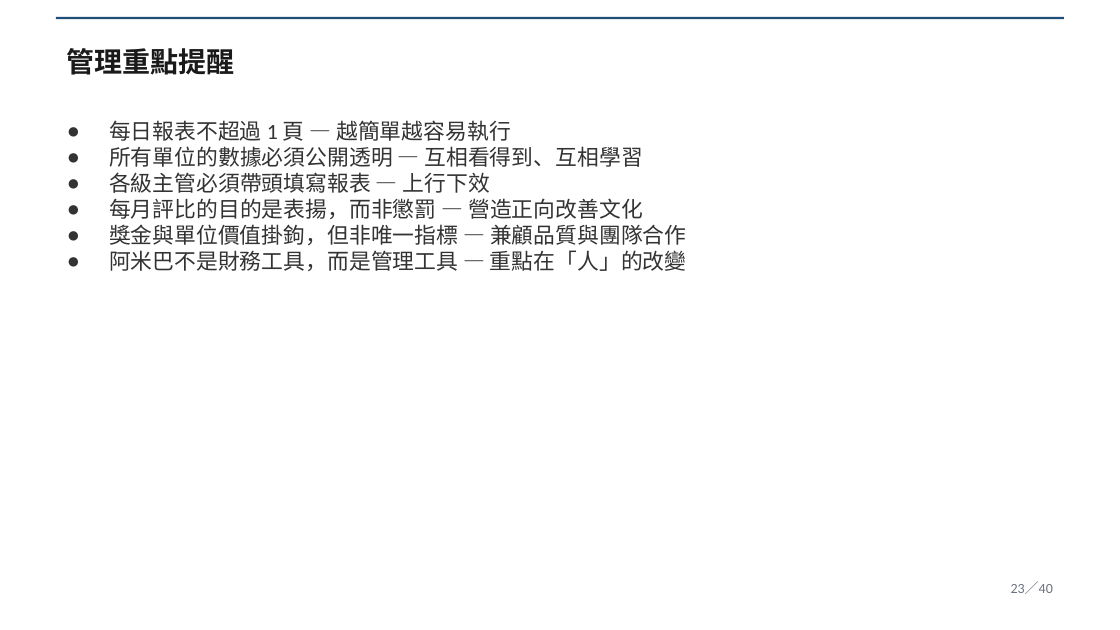
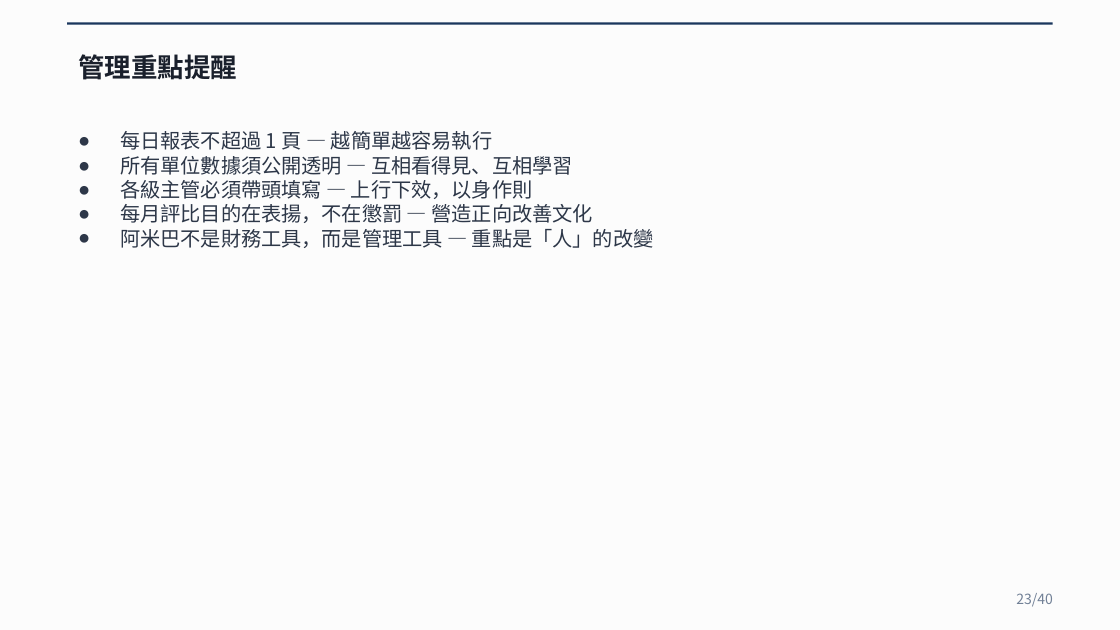
Before and after one commit to Lingo1516/Lingo1516.github.io, a slide deck: slide 23 of 阿米巴經營_40頁完整講義.pptx. Drawn at 1120x630 pixels with LibreOffice and Linux fonts; fonts in the diff are those of the drawing. Boxes give left, top, right and bottom in pixels: in the first picture for what was removed or moved away, otherwise in the second. Text is boxed around its words. In the diff, an @@ line names an element or a change of style, - is before the commit and + after.

```diff
--- a/阿米巴經營_40頁完整講義.pptx
+++ b/阿米巴經營_40頁完整講義.pptx
@@ background #FFFFFF to #FCFCFC @@
@@ rectangle: place and size @@
-rectangle at (56, 17, 1064, 19)
+rectangle at (67, 22, 1053, 25)
@@ rectangle at (67, 22, 1053, 25): fill #1F4E79 to #1A365D @@
@@ text "管理重點提醒": place and size @@
-text "管理重點提醒" at (67, 48, 235, 75)
+text "管理重點提醒" at (78, 50, 237, 84)
@@ text "管理重點提醒" at (78, 50, 237, 84): size 18 to 17 pt, font Calibri to Noto Sans CJK SC, text colour #1A1A1A to #1A202C @@
@@ text "每日報表不超過 1 頁 — 越簡單越容易執行": place and size @@
-text "每日報表不超過 1 頁 — 越簡單越容易執行" at (109, 120, 686, 271)
+text "每日報表不超過 1 頁 — 越簡單越容易執行" at (120, 131, 653, 248)
@@ text at (120, 131, 492, 150): size 14 to 13 pt, font Calibri to Noto Sans CJK SC, text colour #333333 to #2D3748 in "每日報表不超過 1 頁 — 越簡單越容易執行" @@
@@ text at (120, 156, 653, 248): text changed; size 14 to 13 pt; font Calibri to Noto Sans CJK SC; text colour #333333 to #2D3748 @@
-● 所有單位的數據必須公開透明 — 互相看得到、互相學習
-● 各級主管必須帶頭填寫報表 — 上行下效
-● 每月評比的目的是表揚，而非懲罰 — 營造正向改善文化
-● 獎金與單位價值掛鉤，但非唯一指標 — 兼顧品質與團隊合作
-● 阿米巴不是財務工具，而是管理工具 — 重點在「人」的改變
+● 所有單位數據須公開透明 — 互相看得見、互相學習
+● 各級主管必須帶頭填寫 — 上行下效，以身作則
+● 每月評比目的在表揚，不在懲罰 — 營造正向改善文化
+● 阿米巴不是財務工具，而是管理工具 — 重點是「人」的改變
@@ text at (1016, 593, 1053, 607): text changed; font Calibri to Noto Sans CJK SC; text colour #6B7280 to #718096 @@
-23／40
+23/40
```
Also in this commit, not shown: 39 other slides changed.
